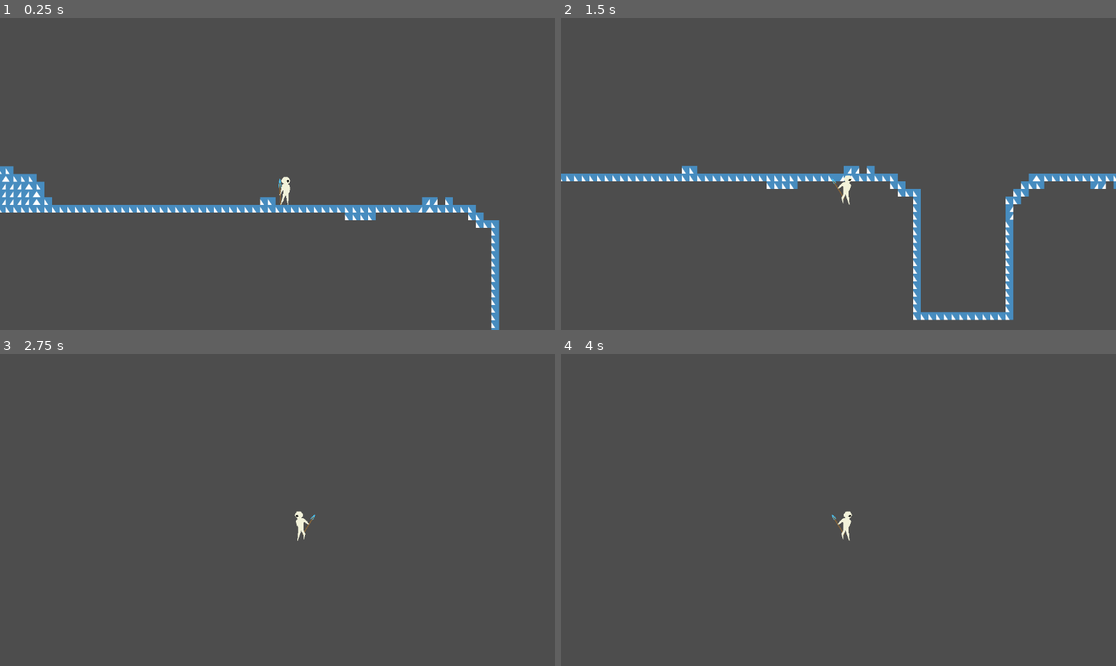
Above: before the commit, frames 1-4 (two rows, left to right).
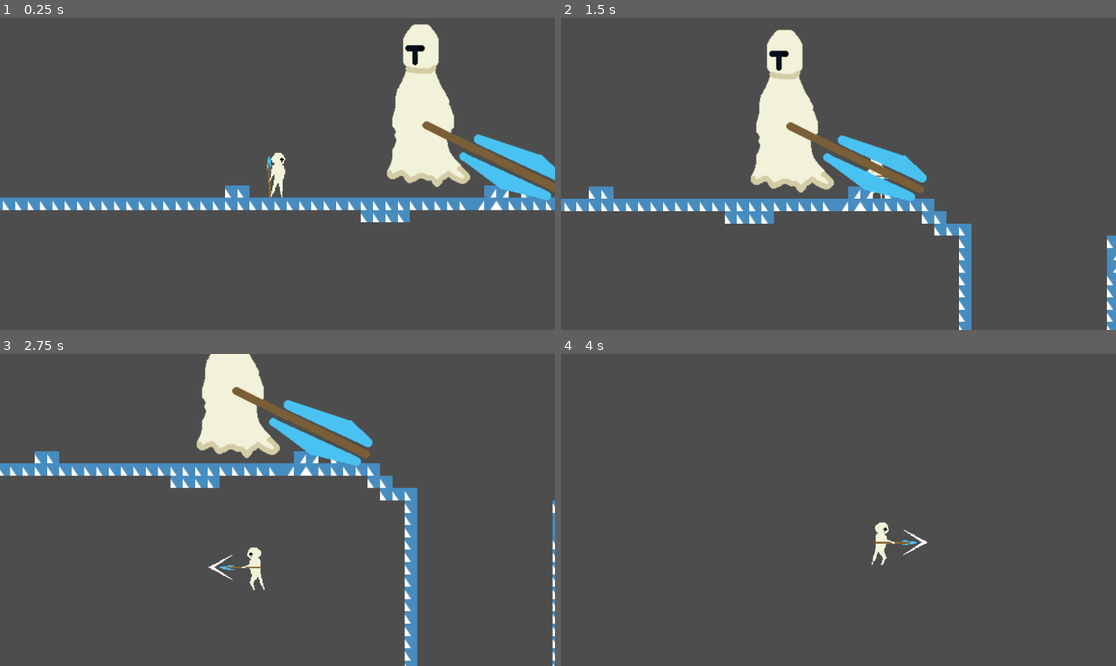
Above: after the commit, the same moments.

Repository: dittonjs/soul-singularity
Game: Godot game, scene res://scenes/tutorial.tscn
The game is run twice, just before and just after one commit, with the same random seed, the same clock (stepped at 60 frames per second) and the same inputs. The engine's default icon, where the game draws it, is replaced by a stand-in: a white triangle on a blue panel in a dark square.
Inputs (mouse positions are in pixels of both pictures, inside the frame that each line leads up to):
- Up to frame 1 (0.25 s): no input
- Up to frame 2 (1.5 s): move the mouse to (960, 158) at 0.52 s; hold Right (ui_right) from 0.53 s (still down); click (960, 158) at 0.6 s; tap Space (jump, bound only after the commit) at 0.77, 1.07 s; tap Shift (dash, bound only after the commit) at 0.8, 1.35 s; move the mouse to (727, 189) at 1.27 s
- Up to frame 3 (2.75 s): tap Space (jump, bound only after the commit) at 1.52, 1.55, 1.82, 2.1 s; move the mouse to (333, 441) at 2.02 s; release Right (ui_right) at 2.03 s; hold Left (ui_left) from 2.03 s (still down); click (333, 441) at 2.3 s
- Up to frame 4 (4 s): move the mouse to (810, 572) at 2.77 s; release Left (ui_left) at 2.78 s; hold Right (ui_right) from 2.78 s (still down); click (810, 572) at 2.85 s; tap Space (jump, bound only after the commit) at 3.02, 3.32, 3.77, 3.8 s; tap Shift (dash, bound only after the commit) at 3.05, 3.6 s; move the mouse to (1005, 556) at 3.52 s

The runs differ from the first frame. In frame 1, 13% of the frame differs, in the area x 0-100%, y 2-100%; in frame 2, 15%, in the area x 0-100%, y 3-100%; in frame 3, 11%; in frame 4, 0.5%.

Commit message:
adds dash and starting on boss

Diff:
--- a/project.godot
+++ b/project.godot
@@ -14,3 +14,39 @@
 run/main_scene="uid://76jv7ihisfq6"
 config/features=PackedStringArray("4.5", "Forward Plus")
 config/icon="res://icon.svg"
+
+[input]
+
+move_left={
+"deadzone": 0.2,
+"events": [Object(InputEventKey,"resource_local_to_scene":false,"resource_name":"","device":-1,"window_id":0,"alt_pressed":false,"shift_pressed":false,"ctrl_pressed":false,"meta_pressed":false,"pressed":false,"keycode":0,"physical_keycode":65,"key_label":0,"unicode":97,"location":0,"echo":false,"script":null)
+, Object(InputEventKey,"resource_local_to_scene":false,"resource_name":"","device":-1,"window_id":0,"alt_pressed":false,"shift_pressed":false,"ctrl_pressed":false,"meta_pressed":false,"pressed":false,"keycode":0,"physical_keycode":4194319,"key_label":0,"unicode":0,"location":0,"echo":false,"script":null)
+]
+}
+move_right={
+"deadzone": 0.2,
+"events": [Object(InputEventKey,"resource_local_to_scene":false,"resource_name":"","device":-1,"window_id":0,"alt_pressed":false,"shift_pressed":false,"ctrl_pressed":false,"meta_pressed":false,"pressed":false,"keycode":0,"physical_keycode":68,"key_label":0,"unicode":100,"location":0,"echo":false,"script":null)
+, Object(InputEventKey,"resource_local_to_scene":false,"resource_name":"","device":-1,"window_id":0,"alt_pressed":false,"shift_pressed":false,"ctrl_pressed":false,"meta_pressed":false,"pressed":false,"keycode":0,"physical_keycode":4194321,"key_label":0,"unicode":0,"location":0,"echo":false,"script":null)
+]
+}
+jump={
+"deadzone": 0.2,
+"events": [Object(InputEventKey,"resource_local_to_scene":false,"resource_name":"","device":-1,"window_id":0,"alt_pressed":false,"shift_pressed":false,"ctrl_pressed":false,"meta_pressed":false,"pressed":false,"keycode":0,"physical_keycode":32,"key_label":0,"unicode":32,"location":0,"echo":false,"script":null)
+, Object(InputEventKey,"resource_local_to_scene":false,"resource_name":"","device":-1,"window_id":0,"alt_pressed":false,"shift_pressed":false,"ctrl_pressed":false,"meta_pressed":false,"pressed":false,"keycode":0,"physical_keycode":87,"key_label":0,"unicode":119,"location":0,"echo":false,"script":null)
+, Object(InputEventKey,"resource_local_to_scene":false,"resource_name":"","device":-1,"window_id":0,"alt_pressed":false,"shift_pressed":false,"ctrl_pressed":false,"meta_pressed":false,"pressed":false,"keycode":0,"physical_keycode":4194320,"key_label":0,"unicode":0,"location":0,"echo":false,"script":null)
+]
+}
+attack={
+"deadzone": 0.2,
+"events": [Object(InputEventMouseButton,"resource_local_to_scene":false,"resource_name":"","device":-1,"window_id":0,"alt_pressed":false,"shift_pressed":false,"ctrl_pressed":false,"meta_pressed":false,"button_mask":1,"position":Vector2(73, 18),"global_position":Vector2(82, 66),"factor":1.0,"button_index":1,"canceled":false,"pressed":true,"double_click":false,"script":null)
+, Object(InputEventKey,"resource_local_to_scene":false,"resource_name":"","device":-1,"window_id":0,"alt_pressed":false,"shift_pressed":false,"ctrl_pressed":false,"meta_pressed":false,"pressed":false,"keycode":0,"physical_keycode":4194326,"key_label":0,"unicode":0,"location":0,"echo":false,"script":null)
+, Object(InputEventKey,"resource_local_to_scene":false,"resource_name":"","device":-1,"window_id":0,"alt_pressed":false,"shift_pressed":false,"ctrl_pressed":false,"meta_pressed":false,"pressed":false,"keycode":0,"physical_keycode":4194326,"key_label":0,"unicode":0,"location":0,"echo":false,"script":null)
+]
+}
+dash={
+"deadzone": 0.2,
+"events": [Object(InputEventKey,"resource_local_to_scene":false,"resource_name":"","device":-1,"window_id":0,"alt_pressed":false,"shift_pressed":false,"ctrl_pressed":false,"meta_pressed":false,"pressed":false,"keycode":0,"physical_keycode":4194325,"key_label":0,"unicode":0,"location":0,"echo":false,"script":null)
+, Object(InputEventKey,"resource_local_to_scene":false,"resource_name":"","device":-1,"window_id":0,"alt_pressed":false,"shift_pressed":false,"ctrl_pressed":false,"meta_pressed":false,"pressed":false,"keycode":0,"physical_keycode":4194325,"key_label":0,"unicode":0,"location":0,"echo":false,"script":null)
+, Object(InputEventMouseButton,"resource_local_to_scene":false,"resource_name":"","device":-1,"window_id":0,"alt_pressed":false,"shift_pressed":false,"ctrl_pressed":false,"meta_pressed":false,"button_mask":2,"position":Vector2(127, 17),"global_position":Vector2(136, 65),"factor":1.0,"button_index":2,"canceled":false,"pressed":true,"double_click":false,"script":null)
+]
+}
--- /dev/null
+++ b/scenes/boss.tscn
@@ -0,0 +1,169 @@
+[gd_scene load_steps=19 format=3 uid="uid://cc8xisy120at5"]
+
+[ext_resource type="Texture2D" uid="uid://e35nkwmrvq54" path="res://assets/boss1.png" id="1_dlmty"]
+[ext_resource type="Script" uid="uid://bbccib840bsrh" path="res://scripts/boss.gd" id="1_neq0i"]
+
+[sub_resource type="AtlasTexture" id="AtlasTexture_dlmty"]
+atlas = ExtResource("1_dlmty")
+region = Rect2(2048, 0, 512, 384)
+
+[sub_resource type="AtlasTexture" id="AtlasTexture_neq0i"]
+atlas = ExtResource("1_dlmty")
+region = Rect2(2560, 0, 512, 384)
+
+[sub_resource type="AtlasTexture" id="AtlasTexture_jncid"]
+atlas = ExtResource("1_dlmty")
+region = Rect2(3072, 0, 512, 384)
+
+[sub_resource type="AtlasTexture" id="AtlasTexture_qnbj4"]
+atlas = ExtResource("1_dlmty")
+region = Rect2(3584, 0, 512, 384)
+
+[sub_resource type="AtlasTexture" id="AtlasTexture_r3bxh"]
+atlas = ExtResource("1_dlmty")
+region = Rect2(4096, 0, 512, 384)
+
+[sub_resource type="AtlasTexture" id="AtlasTexture_wqpjq"]
+atlas = ExtResource("1_dlmty")
+region = Rect2(4608, 0, 512, 384)
+
+[sub_resource type="AtlasTexture" id="AtlasTexture_2cdgk"]
+atlas = ExtResource("1_dlmty")
+region = Rect2(5120, 0, 512, 384)
+
+[sub_resource type="AtlasTexture" id="AtlasTexture_qsl3t"]
+atlas = ExtResource("1_dlmty")
+region = Rect2(5632, 0, 512, 384)
+
+[sub_resource type="AtlasTexture" id="AtlasTexture_0onds"]
+atlas = ExtResource("1_dlmty")
+region = Rect2(0, 0, 512, 384)
+
+[sub_resource type="AtlasTexture" id="AtlasTexture_lfs1x"]
+atlas = ExtResource("1_dlmty")
+region = Rect2(512, 0, 512, 384)
+
+[sub_resource type="AtlasTexture" id="AtlasTexture_8eiau"]
+atlas = ExtResource("1_dlmty")
+region = Rect2(1024, 0, 512, 384)
+
+[sub_resource type="AtlasTexture" id="AtlasTexture_vn2fc"]
+atlas = ExtResource("1_dlmty")
+region = Rect2(1536, 0, 512, 384)
+
+[sub_resource type="SpriteFrames" id="SpriteFrames_gqd3i"]
+animations = [{
+"frames": [{
+"duration": 1.0,
+"texture": SubResource("AtlasTexture_dlmty")
+}, {
+"duration": 1.0,
+"texture": SubResource("AtlasTexture_neq0i")
+}, {
+"duration": 1.0,
+"texture": SubResource("AtlasTexture_jncid")
+}, {
+"duration": 1.0,
+"texture": SubResource("AtlasTexture_qnbj4")
+}, {
+"duration": 1.0,
+"texture": SubResource("AtlasTexture_r3bxh")
+}, {
+"duration": 1.0,
+"texture": SubResource("AtlasTexture_wqpjq")
+}, {
+"duration": 1.0,
+"texture": SubResource("AtlasTexture_2cdgk")
+}, {
+"duration": 1.0,
+"texture": SubResource("AtlasTexture_qsl3t")
+}],
+"loop": false,
+"name": &"downward_attack",
+"speed": 15.0
+}, {
+"frames": [{
+"duration": 1.0,
+"texture": SubResource("AtlasTexture_0onds")
+}, {
+"duration": 1.0,
+"texture": SubResource("AtlasTexture_lfs1x")
+}, {
+"duration": 1.0,
+"texture": SubResource("AtlasTexture_8eiau")
+}, {
+"duration": 1.0,
+"texture": SubResource("AtlasTexture_vn2fc")
+}],
+"loop": true,
+"name": &"idle",
+"speed": 2.0
+}]
+
+[sub_resource type="Animation" id="Animation_ho3mf"]
+length = 0.001
+tracks/0/type = "value"
+tracks/0/imported = false
+tracks/0/enabled = true
+tracks/0/path = NodePath("Area2D/CollisionPolygon2D:polygon")
+tracks/0/interp = 1
+tracks/0/loop_wrap = true
+tracks/0/keys = {
+"times": PackedFloat32Array(0),
+"transitions": PackedFloat32Array(1),
+"update": 0,
+"values": [PackedVector2Array(50, 132, 105, 173, 163, 187, 184, 158, 156, 131, 75, 105)]
+}
+
+[sub_resource type="Animation" id="Animation_mautr"]
+resource_name = "downward_attack"
+length = 1.0000067
+loop_mode = 1
+step = 0.06666667
+tracks/0/type = "value"
+tracks/0/imported = false
+tracks/0/enabled = true
+tracks/0/path = NodePath("Area2D/CollisionPolygon2D:polygon")
+tracks/0/interp = 0
+tracks/0/loop_wrap = true
+tracks/0/keys = {
+"times": PackedFloat32Array(0, 0.13356468, 0.20016204, 0.2663894, 0.33333334, 0.40023583, 0.46729106),
+"transitions": PackedFloat32Array(1, 1, 1, 1, 1, 1, 1),
+"update": 1,
+"values": [PackedVector2Array(71, 66, 144, 58, 192, 26, 189, -13, 148, -8, 68, 28), PackedVector2Array(72, 68, 141, 62, 197, 29, 184, -6, 144, -7, 68, 31), PackedVector2Array(15, 28, 80, 18, 132, -15, 123, -48, 87, -49, 7, -10), PackedVector2Array(9, 21, 77, 9, 128, -18, 119, -53, 81, -53, 1, -16), PackedVector2Array(-63, -98, -49, -16, -13, -3, 34, -50, 99, -29, 68, -97, -11, -137, -47, -138), PackedVector2Array(-167, 193, -122, 188, -51, 139, -61, 23, -36, -30, 52, -110, 12, -110, -80, -76, -143, -15, -180, 129), PackedVector2Array(-110, 168, -70, 161, 0, 113, -8, 74, -69, 95, -122, 133)]
+}
+
+[sub_resource type="AnimationLibrary" id="AnimationLibrary_7apjh"]
+_data = {
+&"RESET": SubResource("Animation_ho3mf"),
+&"downward_attack": SubResource("Animation_mautr")
+}
+
+[node name="Boss" type="Node2D"]
+script = ExtResource("1_neq0i")
+
+[node name="AnimatedSprite2D" type="AnimatedSprite2D" parent="."]
+sprite_frames = SubResource("SpriteFrames_gqd3i")
+animation = &"downward_attack"
+autoplay = "idle"
+frame = 7
+
+[node name="Area2D" type="Area2D" parent="."]
+collision_mask = 2
+
+[node name="CollisionPolygon2D" type="CollisionPolygon2D" parent="Area2D"]
+polygon = PackedVector2Array(50, 132, 105, 173, 163, 187, 184, 158, 156, 131, 75, 105)
+
+[node name="AnimationPlayer" type="AnimationPlayer" parent="."]
+libraries = {
+&"": SubResource("AnimationLibrary_7apjh")
+}
+
+[node name="AttackTimer" type="Timer" parent="."]
+wait_time = 4.0
+autostart = true
+
+[connection signal="animation_finished" from="AnimatedSprite2D" to="." method="_on_animated_sprite_2d_animation_finished"]
+[connection signal="area_entered" from="Area2D" to="." method="_on_area_2d_area_entered"]
+[connection signal="body_entered" from="Area2D" to="." method="_on_area_2d_body_entered"]
+[connection signal="timeout" from="AttackTimer" to="." method="_on_attack_timer_timeout"]
--- a/scenes/player.tscn
+++ b/scenes/player.tscn
@@ -1,69 +1,62 @@
-[gd_scene load_steps=17 format=3 uid="uid://0rg2toffl4bb"]
+[gd_scene load_steps=18 format=3 uid="uid://0rg2toffl4bb"]
 
 [ext_resource type="Texture2D" uid="uid://cbqbepuy86iwj" path="res://assets/main-character.png" id="1_3vyb7"]
 [ext_resource type="Script" uid="uid://ck8ug47a4q88i" path="res://scripts/player.gd" id="1_g2els"]
 
+[sub_resource type="AtlasTexture" id="AtlasTexture_g2els"]
+atlas = ExtResource("1_3vyb7")
+region = Rect2(1280, 0, 128, 64)
+
+[sub_resource type="AtlasTexture" id="AtlasTexture_qhqgy"]
+atlas = ExtResource("1_3vyb7")
+region = Rect2(1408, 0, 128, 64)
+
+[sub_resource type="AtlasTexture" id="AtlasTexture_f1ej7"]
+atlas = ExtResource("1_3vyb7")
+region = Rect2(256, 0, 128, 64)
+
+[sub_resource type="AtlasTexture" id="AtlasTexture_dqkch"]
+atlas = ExtResource("1_3vyb7")
+region = Rect2(0, 0, 128, 64)
+
+[sub_resource type="AtlasTexture" id="AtlasTexture_qlg0r"]
+atlas = ExtResource("1_3vyb7")
+region = Rect2(128, 0, 128, 64)
+
+[sub_resource type="AtlasTexture" id="AtlasTexture_tuyoq"]
+atlas = ExtResource("1_3vyb7")
+region = Rect2(1024, 0, 128, 64)
+
+[sub_resource type="AtlasTexture" id="AtlasTexture_fjrip"]
+atlas = ExtResource("1_3vyb7")
+region = Rect2(1152, 0, 128, 64)
+
+[sub_resource type="AtlasTexture" id="AtlasTexture_smehm"]
+atlas = ExtResource("1_3vyb7")
+region = Rect2(896, 0, 128, 64)
+
+[sub_resource type="AtlasTexture" id="AtlasTexture_ur7pv"]
+atlas = ExtResource("1_3vyb7")
+region = Rect2(256, 0, 128, 64)
+
+[sub_resource type="AtlasTexture" id="AtlasTexture_y4r1p"]
+atlas = ExtResource("1_3vyb7")
+region = Rect2(384, 0, 128, 64)
+
+[sub_resource type="AtlasTexture" id="AtlasTexture_d2wvv"]
+atlas = ExtResource("1_3vyb7")
+region = Rect2(512, 0, 128, 64)
+
 [sub_resource type="AtlasTexture" id="AtlasTexture_3v2ag"]
 atlas = ExtResource("1_3vyb7")
-region = Rect2(960, 0, 96, 64)
+region = Rect2(640, 0, 128, 64)
 
 [sub_resource type="AtlasTexture" id="AtlasTexture_jej6c"]
 atlas = ExtResource("1_3vyb7")
-region = Rect2(1056, 0, 96, 64)
-
-[sub_resource type="AtlasTexture" id="AtlasTexture_g2els"]
-atlas = ExtResource("1_3vyb7")
-region = Rect2(0, 0, 96, 64)
-
-[sub_resource type="AtlasTexture" id="AtlasTexture_qhqgy"]
-atlas = ExtResource("1_3vyb7")
-region = Rect2(96, 0, 96, 64)
-
-[sub_resource type="AtlasTexture" id="AtlasTexture_dqkch"]
-atlas = ExtResource("1_3vyb7")
-region = Rect2(768, 0, 96, 64)
-
-[sub_resource type="AtlasTexture" id="AtlasTexture_qlg0r"]
-atlas = ExtResource("1_3vyb7")
-region = Rect2(864, 0, 96, 64)
-
-[sub_resource type="AtlasTexture" id="AtlasTexture_tuyoq"]
-atlas = ExtResource("1_3vyb7")
-region = Rect2(672, 0, 96, 64)
-
-[sub_resource type="AtlasTexture" id="AtlasTexture_fjrip"]
-atlas = ExtResource("1_3vyb7")
-region = Rect2(192, 0, 96, 64)
-
-[sub_resource type="AtlasTexture" id="AtlasTexture_smehm"]
-atlas = ExtResource("1_3vyb7")
-region = Rect2(288, 0, 96, 64)
-
-[sub_resource type="AtlasTexture" id="AtlasTexture_ur7pv"]
-atlas = ExtResource("1_3vyb7")
-region = Rect2(384, 0, 96, 64)
-
-[sub_resource type="AtlasTexture" id="AtlasTexture_y4r1p"]
-atlas = ExtResource("1_3vyb7")
-region = Rect2(480, 0, 96, 64)
-
-[sub_resource type="AtlasTexture" id="AtlasTexture_d2wvv"]
-atlas = ExtResource("1_3vyb7")
-region = Rect2(576, 0, 96, 64)
+region = Rect2(768, 0, 128, 64)
 
 [sub_resource type="SpriteFrames" id="SpriteFrames_ur7pv"]
 animations = [{
-"frames": [{
-"duration": 1.0,
-"texture": SubResource("AtlasTexture_3v2ag")
-}, {
-"duration": 1.0,
-"texture": SubResource("AtlasTexture_jej6c")
-}],
-"loop": true,
-"name": &"attack",
-"speed": 7.0
-}, {
 "frames": [{
 "duration": 1.0,
 "texture": SubResource("AtlasTexture_g2els")
@@ -71,13 +64,32 @@
 "duration": 1.0,
 "texture": SubResource("AtlasTexture_qhqgy")
 }],
+"loop": false,
+"name": &"attack",
+"speed": 11.0
+}, {
+"frames": [{
+"duration": 1.0,
+"texture": SubResource("AtlasTexture_f1ej7")
+}],
+"loop": true,
+"name": &"dash",
+"speed": 5.0
+}, {
+"frames": [{
+"duration": 1.0,
+"texture": SubResource("AtlasTexture_dqkch")
+}, {
+"duration": 1.0,
+"texture": SubResource("AtlasTexture_qlg0r")
+}],
 "loop": true,
 "name": &"idle",
 "speed": 2.0
 }, {
 "frames": [{
 "duration": 1.0,
-"texture": SubResource("AtlasTexture_dqkch")
+"texture": SubResource("AtlasTexture_tuyoq")
 }],
 "loop": true,
 "name": &"jump_apex",
@@ -85,7 +97,7 @@
 }, {
 "frames": [{
 "duration": 1.0,
-"texture": SubResource("AtlasTexture_qlg0r")
+"texture": SubResource("AtlasTexture_fjrip")
 }],
 "loop": true,
 "name": &"jump_freefall",
@@ -93,19 +105,13 @@
 }, {
 "frames": [{
 "duration": 1.0,
-"texture": SubResource("AtlasTexture_tuyoq")
+"texture": SubResource("AtlasTexture_smehm")
 }],
 "loop": true,
 "name": &"jump_up",
 "speed": 5.0
 }, {
 "frames": [{
-"duration": 1.0,
-"texture": SubResource("AtlasTexture_fjrip")
-}, {
-"duration": 1.0,
-"texture": SubResource("AtlasTexture_smehm")
-}, {
 "duration": 1.0,
 "texture": SubResource("AtlasTexture_ur7pv")
 }, {
@@ -114,6 +120,12 @@
 }, {
 "duration": 1.0,
 "texture": SubResource("AtlasTexture_d2wvv")
+}, {
+"duration": 1.0,
+"texture": SubResource("AtlasTexture_3v2ag")
+}, {
+"duration": 1.0,
+"texture": SubResource("AtlasTexture_jej6c")
 }],
 "loop": true,
 "name": &"run",
@@ -124,16 +136,26 @@
 height = 56.0
 
 [node name="Player" type="CharacterBody2D"]
+collision_layer = 2
 script = ExtResource("1_g2els")
 
 [node name="AnimatedSprite2D" type="AnimatedSprite2D" parent="."]
 texture_filter = 1
 position = Vector2(32, 32)
 sprite_frames = SubResource("SpriteFrames_ur7pv")
-animation = &"attack"
+animation = &"dash"
 autoplay = "idle"
-frame_progress = 0.28138798
 
 [node name="CollisionShape2D" type="CollisionShape2D" parent="."]
-position = Vector2(17, 36)
+position = Vector2(32, 36)
 shape = SubResource("CapsuleShape2D_qhqgy")
+
+[node name="AttackTimer" type="Timer" parent="."]
+
+[node name="DashTimer" type="Timer" parent="."]
+
+[node name="DashResetTimer" type="Timer" parent="."]
+
+[connection signal="timeout" from="AttackTimer" to="." method="_on_attack_timer_timeout"]
+[connection signal="timeout" from="DashTimer" to="." method="_on_dash_timer_timeout"]
+[connection signal="timeout" from="DashResetTimer" to="." method="_on_dash_reset_timer_timeout"]
--- a/scenes/tutorial.tscn
+++ b/scenes/tutorial.tscn
@@ -1,7 +1,8 @@
-[gd_scene load_steps=3 format=4 uid="uid://76jv7ihisfq6"]
+[gd_scene load_steps=4 format=4 uid="uid://76jv7ihisfq6"]
 
 [ext_resource type="TileSet" uid="uid://bukx2f0e3500u" path="res://assets/world.tres" id="1_8ho6b"]
 [ext_resource type="PackedScene" uid="uid://0rg2toffl4bb" path="res://scenes/player.tscn" id="2_ph3nu"]
+[ext_resource type="PackedScene" uid="uid://cc8xisy120at5" path="res://scenes/boss.tscn" id="3_ph3nu"]
 
 [node name="Tutorial" type="Node2D"]
 
@@ -13,3 +14,9 @@
 position = Vector2(276, 548)
 
 [node name="Camera2D" type="Camera2D" parent="Player"]
+position = Vector2(32, 32)
+zoom = Vector2(1.6, 1.6)
+position_smoothing_enabled = true
+
+[node name="Boss" parent="." instance=ExtResource("3_ph3nu")]
+position = Vector2(494, 422)
--- /dev/null
+++ b/scripts/boss.gd
@@ -0,0 +1,20 @@
+extends Node2D
+
+
+@onready var animated_sprite_2d: AnimatedSprite2D = $AnimatedSprite2D
+@onready var animation_player: AnimationPlayer = $AnimationPlayer
+
+func _on_attack_timer_timeout() -> void:
+    animated_sprite_2d.play("downward_attack")
+    animation_player.play("downward_attack")
+
+
+func _on_animated_sprite_2d_animation_finished() -> void:
+    print("FINISHED")
+    animated_sprite_2d.play("idle")
+    animation_player.play("RESET")
+
+
+
+func _on_area_2d_body_entered(body: Node2D) -> void:
+    print(body.get_class())
--- a/scripts/player.gd
+++ b/scripts/player.gd
@@ -7,6 +7,14 @@
 var state: PlayerState
 var state_factory: PlayerStateFactory
 var can_double_jump: bool = true
+var can_attack = true
+var current_state_name: String
+var previous_state_name: String
+var can_dash := true
+
+@onready var attack_timer: Timer = $AttackTimer
+@onready var dash_timer: Timer = $DashTimer
+@onready var dash_reset_timer: Timer = $DashResetTimer
 
 @onready var animated_sprite_2d: AnimatedSprite2D = $AnimatedSprite2D
 
@@ -23,10 +31,10 @@
             state.freefall()
 
 
-    if Input.is_action_just_released("ui_up"):
+    if Input.is_action_just_released("jump"):
         state.jump_released()
 
-    if Input.is_action_just_pressed("ui_up"):
+    if Input.is_action_just_pressed("jump"):
         state.jump()
 
     if is_on_floor():
@@ -35,12 +43,21 @@
         state.grounded()
 
 
-    if Input.is_action_pressed("ui_left"):
+    if Input.is_action_pressed("move_left"):
         state.move_left()
-    elif Input.is_action_pressed("ui_right"):
+    elif Input.is_action_pressed("move_right"):
         state.move_right()
     else:
         state.stop()
+
+    if Input.is_action_just_pressed("attack"):
+        state.attack()
+
+    if Input.is_action_just_pressed("dash"):
+        state.dash()
+    if Input.is_action_just_released("dash"):
+        dash_timer.stop()
+        state.dash_timer_timeout()
 
 
     # "move_and_slide" already takes delta time into account.
@@ -48,9 +65,34 @@
 
 
 func change_state(new_state_name: String):
+
     if state != null:
         state.queue_free()
-    state = state_factory.get_state(new_state_name).new()
+    if new_state_name == "previous":
+        if previous_state_name == "jump_up":
+            previous_state_name = "jump_apex"
+        state = state_factory.get_state(previous_state_name).new()
+        current_state_name = previous_state_name
+    else:
+        if state != null:
+            previous_state_name = current_state_name
+            current_state_name = new_state_name
+        state = state_factory.get_state(new_state_name).new()
+
     state.setup(Callable(self, "change_state"), animated_sprite_2d, self)
     state.name = "current_state"
     add_child(state)
+
+
+
+func _on_attack_timer_timeout() -> void:
+    can_attack = true
+    state.attack_timer_timeout()
+
+
+func _on_dash_timer_timeout() -> void:
+    state.dash_timer_timeout()
+
+
+func _on_dash_reset_timer_timeout() -> void:
+    can_dash = true
--- a/scripts/player_states/attack_state.gd
+++ b/scripts/player_states/attack_state.gd
@@ -5,7 +5,18 @@
 
 func _ready() -> void:
     animated_sprite.play("attack")
+    player.can_attack = false
 
+func attack_timer_timeout():
+    change_state.call("previous")
+
+#func move_left():
+    ##player.velocity.x = 0
+    #pass
+#
+#func move_right():
+    ##player.velocity.x = 0
+    #pass
 
 
 #func attack():
--- /dev/null
+++ b/scripts/player_states/dash_state.gd
@@ -0,0 +1,35 @@
+extends PlayerState
+
+class_name DashState
+
+func _ready() -> void:
+    animated_sprite.play("dash")
+    player.dash_timer.start(.15)
+    player.dash_reset_timer.start(.5)
+    if animated_sprite.flip_h:
+        player.velocity.x = -1300
+    else:
+        player.velocity.x = 1300
+
+
+
+func _physics_process(_delta):
+    player.velocity.y = 0
+
+func stop():
+    pass
+
+func move_left():
+    pass
+
+func move_right():
+    pass
+
+func dash_timer_timeout():
+    change_state.call("previous")
+
+func dash():
+    pass
+
+#func attack():
+    #change_state.call("attack")
--- a/scripts/player_states/player_state.gd
+++ b/scripts/player_states/player_state.gd
@@ -7,7 +7,7 @@
 var player: Player
 
 func _physics_process(_delta):
-    player.move_and_slide()
+    pass
 
 func setup(change_state: Callable, animated_sprite: AnimatedSprite2D, player: Player):
     self.change_state = change_state
@@ -38,10 +38,23 @@
     pass
 
 func attack():
-    pass
+    if player.can_attack:
+        change_state.call("attack")
+        player.attack_timer.start(.2)
 
 func take_damage():
     pass
 
 func grounded():
     pass
+
+func attack_timer_timeout():
+    pass
+
+func dash():
+    if player.can_dash:
+        change_state.call("dash")
+        player.can_dash = false
+
+func dash_timer_timeout():
+    pass
--- a/scripts/player_states/player_state_factory.gd
+++ b/scripts/player_states/player_state_factory.gd
@@ -6,7 +6,9 @@
     "run": RunState,
     "jump_up": JumpUpState,
     "jump_apex": JumpApexState,
-    "jump_freefall": JumpFreefallState
+    "jump_freefall": JumpFreefallState,
+    "attack": AttackState,
+    "dash": DashState
 }
 
 
Binary file added: assets/boss1.aseprite
Binary file added: assets/boss1.png
Not shown, added: assets/boss1.png.import
Binary file changed: assets/main-character.aseprite
Binary file changed: assets/main-character.png
Not shown, added: scripts/boss.gd.uid
Not shown, added: scripts/player_states/dash_state.gd.uid
